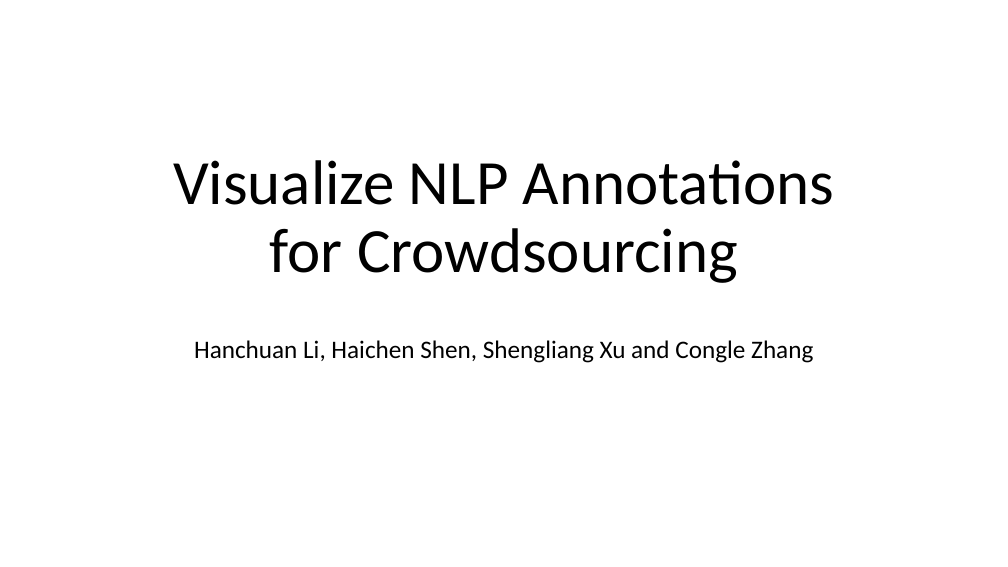
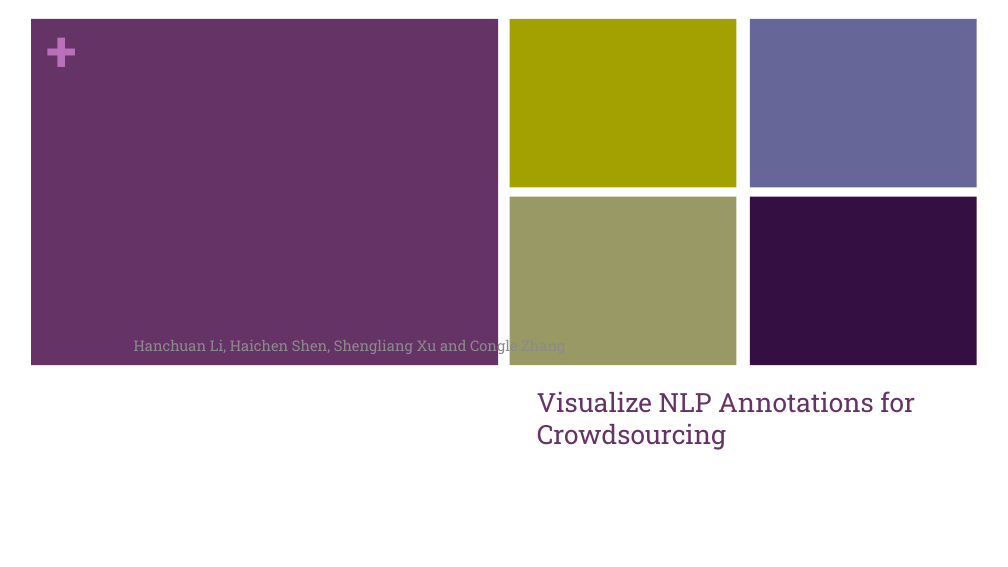
Before and after one commit to slxu/CrowdLabeling, a slide deck: slide 1 of presentation/present1.pptx. Drawn at 1008x567 pixels with LibreOffice and Linux fonts; fonts in the diff are those of the drawing. Boxes give left, top, right and bottom in pixels: in the first picture for what was removed or moved away, otherwise in the second. Text is boxed around its words. In the diff, an @@ line names an element or a change of style, - is before the commit and + after.

```diff
--- a/presentation/present1.pptx
+++ b/presentation/present1.pptx
@@ rectangle added at [31,19,498,365], fill #663366 @@
@@ text added at [47,14,92,83], 54 pt, text #B870B8, bold @@
++
@@ rectangle added at [510,19,737,188], fill #A3A101 @@
@@ rectangle added at [750,19,977,188], fill #666699 @@
@@ rectangle added at [510,197,737,365], fill #999966 @@
@@ rectangle added at [750,197,977,365], fill #330F42 @@
@@ subtitle "Hanchuan Li, Haichen Shen, Shengliang ..." at [134,337,518,355]: size 24 to 14 pt, font Calibri to Roboto Slab, text colour #000000 to #8C8C8C; alignment centre to left; line spacing 0.9 to 1; less space between paragraphs @@
@@ title "Visualize NLP Annotations for Crowdsourcing": place and size @@
-title "Visualize NLP Annotations for Crowdsourcing" at [173,160,835,283]
+title "Visualize NLP Annotations for Crowdsourcing" at [537,391,915,450]
@@ title "Visualize NLP Annotations for Crowdsourcing" at [537,391,915,450]: size 60 to 25.2 pt, font Calibri to Roboto Slab, text colour #000000 to #663366; alignment centre to left; line spacing 0.9 to 1; vertical alignment bottom to top @@
```
Also in this commit, not shown: 8 other slides changed, 6 other files.
